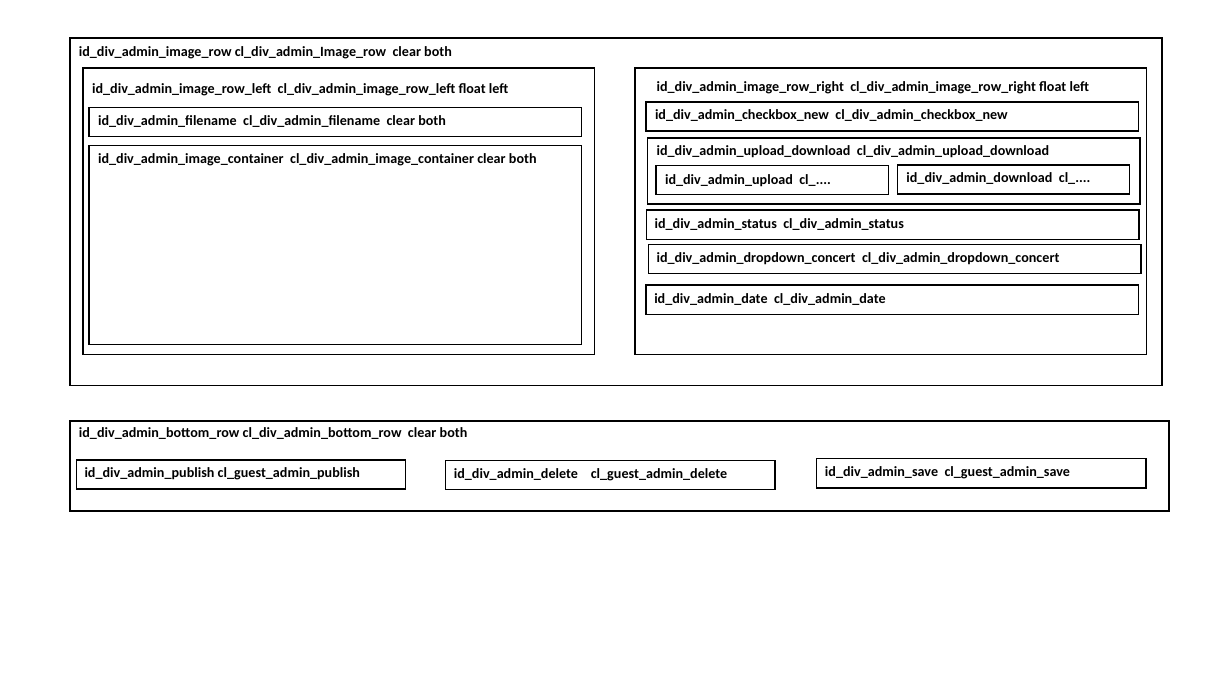
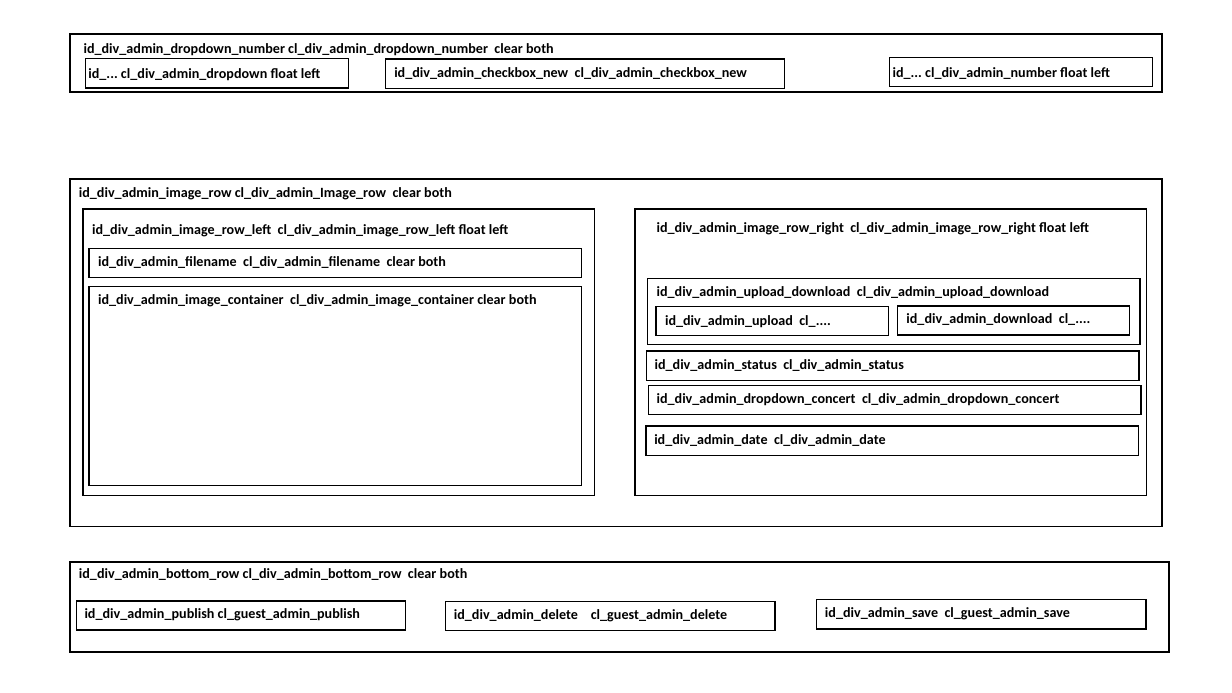
Before and after one commit to JazzLiveAarau/WwwGuestbook, a slide deck: slide 3 of Description/JazzGuestsAdmin.pptx. Drawn at 1232x693 pixels with LibreOffice and Linux fonts; fonts in the diff are those of the drawing. Boxes give left, top, right and bottom in pixels: in the first picture for what was removed or moved away, otherwise in the second. Text is boxed around its words. In the diff, an @@ line names an element or a change of style, - is before the commit and + after.

```diff
--- a/Description/JazzGuestsAdmin.pptx
+++ b/Description/JazzGuestsAdmin.pptx
@@ rectangle added at (x1=70, y1=34, x2=1163, y2=91), outline #000000 1.5 pt @@
@@ text added at (x1=84, y1=43, x2=554, y2=56), 11 pt, text #000000, bold @@
+id_div_admin_dropdown_number cl_div_admin_dropdown_number clear both
@@ rectangle added at (x1=85, y1=59, x2=348, y2=89), outline #000000 1 pt @@
@@ text "id_div_admin_checkbox_new cl_div_admin_checkbox_new" moved from (x1=655, y1=109, x2=1007, y2=121) to (x1=394, y1=67, x2=747, y2=79) @@
@@ rectangle resized from (x1=646, y1=102, x2=1139, y2=131) to (x1=385, y1=59, x2=786, y2=89) @@
@@ rectangle added at (x1=890, y1=57, x2=1153, y2=87), outline #000000 1 pt @@
@@ text added at (x1=88, y1=68, x2=320, y2=81), 11 pt, text #000000, bold @@
+id_... cl_div_admin_dropdown float left
@@ text added at (x1=893, y1=67, x2=1110, y2=79), 11 pt, text #000000, bold @@
+id_... cl_div_admin_number float left
@@ 15 texts, 15 rectangles moved together from (x1=70, y1=39, x2=1170, y2=512) to (x1=70, y1=179, x2=1170, y2=653) @@
```
Also in this commit, not shown: 2 other slides changed, 4 other files.
